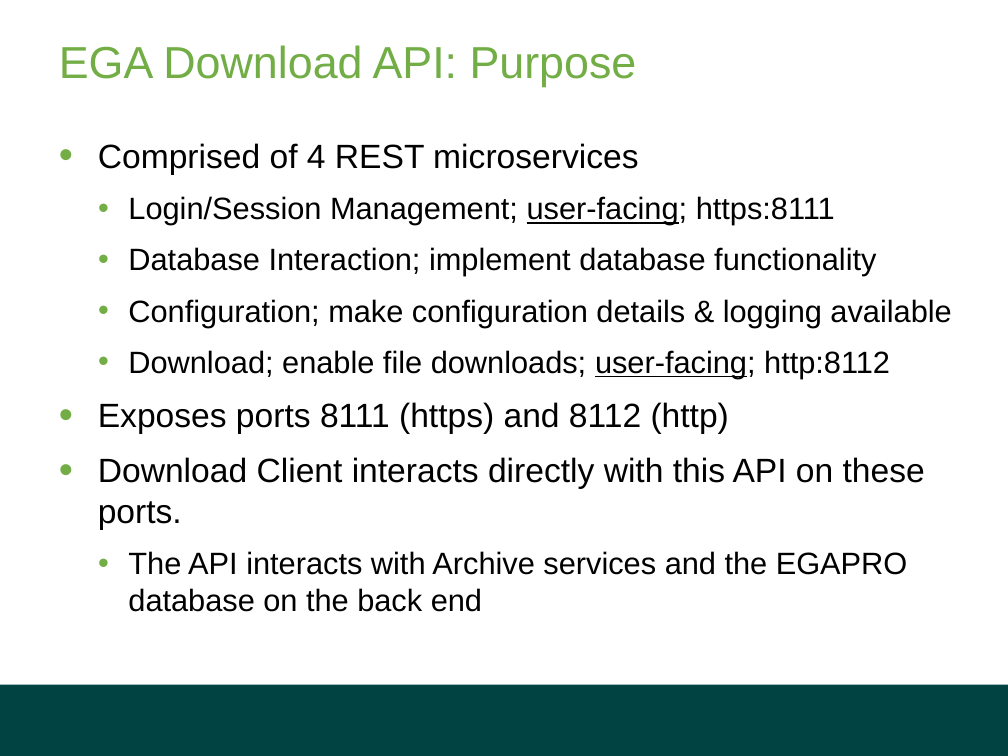
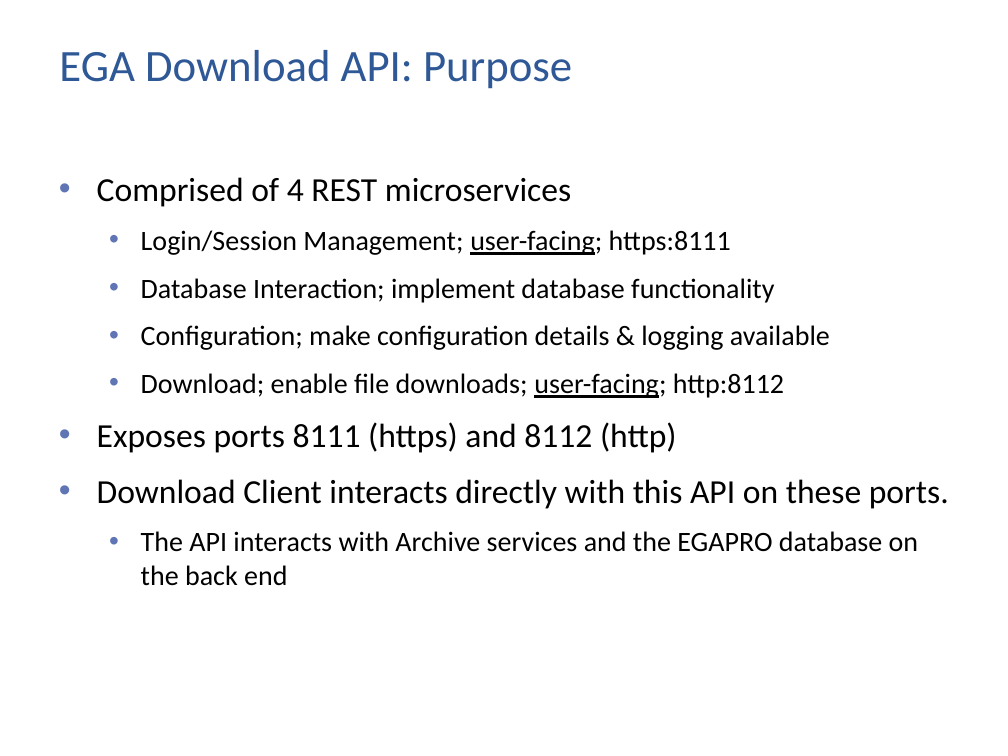
Before and after one commit to elixir-europe/human-data-local-ega, a slide deck: slide 35 of Local EGA Setup.pptx. Drawn at 1008x756 pixels with LibreOffice and Linux fonts; fonts in the diff are those of the drawing; background and template pictures are left out. Boxes give left, top, right and bottom in pixels: in the first picture for what was removed or moved away, otherwise in the second. Text is boxed around its words. In the diff, an @@ line names an element or a change of style, - is before the commit and + after.

```diff
--- a/Local EGA Setup.pptx
+++ b/Local EGA Setup.pptx
@@ title "EGA Download API: Purpose" at (59, 50, 572, 89): font Arial to Calibri, text colour #72AD46 to #2F5897 @@
@@ text "Comprised of 4 REST microservices": place and size @@
-text "Comprised of 4 REST microservices" at (98, 143, 951, 612)
+text "Comprised of 4 REST microservices" at (97, 177, 949, 586)
@@ text "Comprised of 4 REST microservices" at (97, 177, 949, 586): font Arial to Calibri; size 22 to 20 pt in "Login/Session Management; user-facing; https:8111", "Database Interaction; implement database functionality", "Configuration; make configuration details & logging availabl ...", "Download; enable file downloads; user-facing; http:8112" and 1 more places; indent changed; bullet colour #72AD46 to #6076B4 @@
@@ rectangle removed at (0, 684, 1008, 756) @@
```
Also in this commit, not shown: 48 other slides changed.
